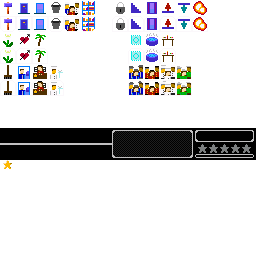
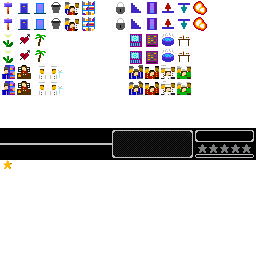
Layer changes from the first 256 x 256 image to the second:
painted on "hud.png" over [2, 2, 192, 95]
